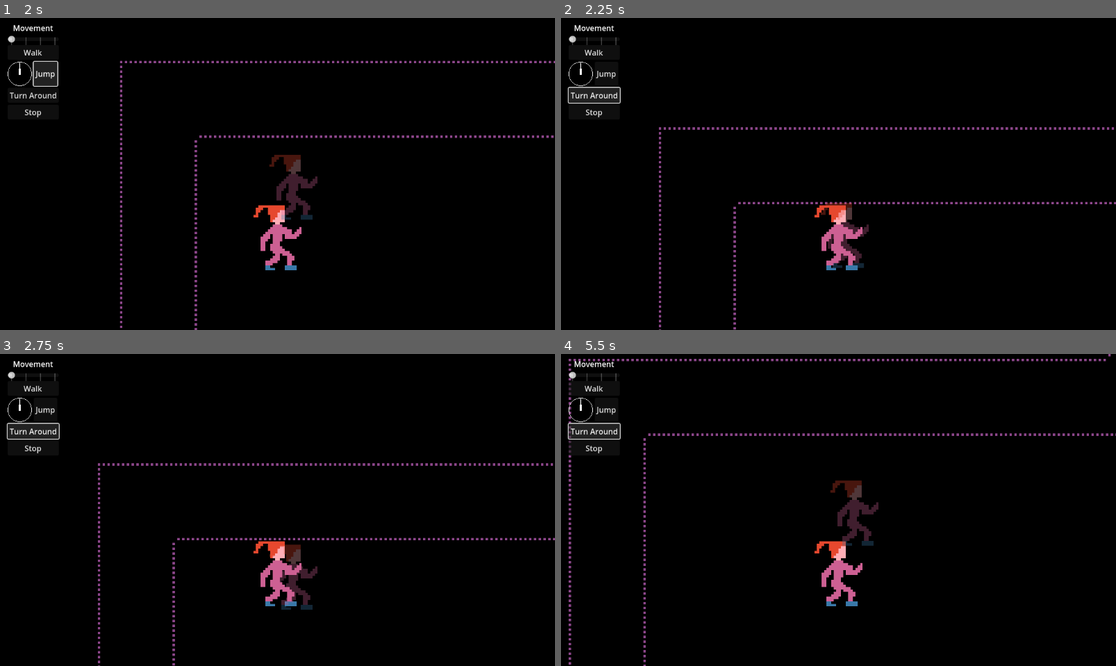
Above: before the commit, frames 1-4 (two rows, left to right).
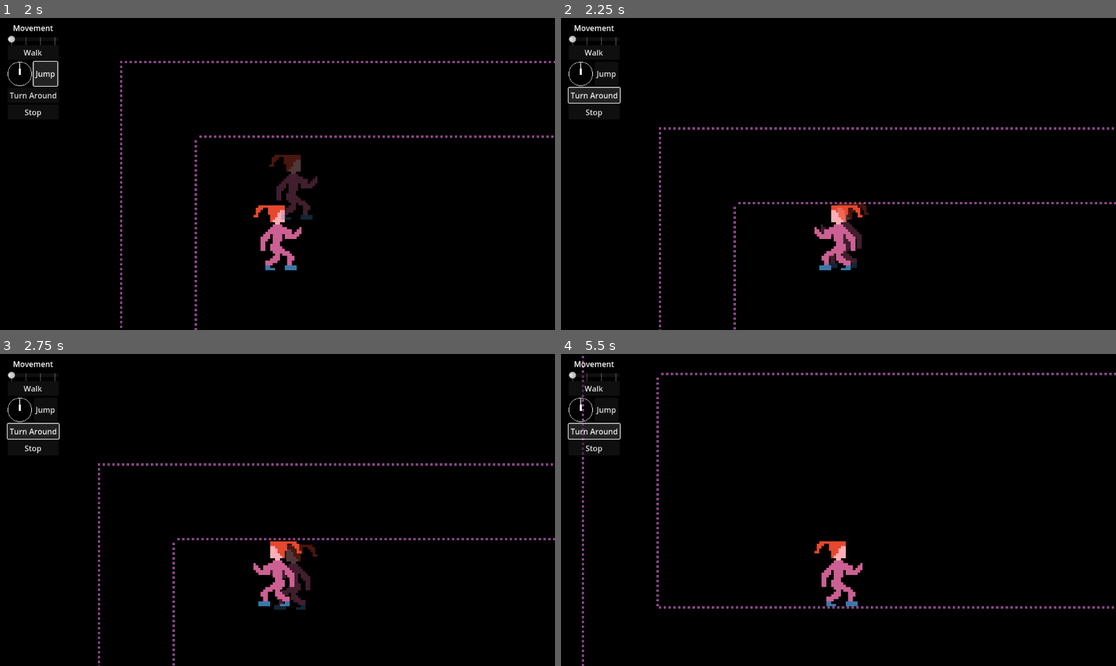
Above: after the commit, the same moments.

Repository: CloneDeath/LoveIsFury
Game: Godot game, scene res://Game.tscn
The game is run twice, just before and just after one commit, with the same random seed, the same clock (stepped at 60 frames per second) and the same inputs.
Inputs:
- Up to frame 1 (2 s): click "Walk" at 0.5 s; click "Jump" at 1.25 s
- Up to frame 2 (2.25 s): click "Turn Around" at 2 s
- Up to frame 3 (2.75 s): no input
- Up to frame 4 (5.5 s): click "Stop" at 2.75 s; click "Walk" at 3.5 s; click "Jump" at 4.25 s; click "Turn Around" at 5 s

Frame 1 is identical in both runs. In frame 2, 1.0% of the frame differs, in the area x 45-56%, y 59-81%; in frame 3, 1.0%; in frame 4, 3.4%, in the area x 1-100%, y 0-100%.

Commit message:
fixed other actions

Diff:
--- a/player/Player.gd
+++ b/player/Player.gd
@@ -11,8 +11,13 @@
 var do_move := 0.0;
 var do_jump := false;
 var do_jump_vector := Vector2.ZERO;
+var do_turn_around := false;
 
 func _physics_process(delta):
+	if (do_turn_around):
+		do_turn_around = false;
+		facing *= -1;
+
 	if not is_on_floor():
 		velocity.y += gravity * delta
 
@@ -29,8 +34,10 @@
 	move_and_slide();
 	%Sprite.scale.x = facing;
 
-func stop():
+func clear():
 	do_move = 0;
+	do_jump = false;
+	do_turn_around = false;
 
 func move_forward(speed: float):
 	do_move = speed;
@@ -40,4 +47,4 @@
 	do_jump_vector = vector;
 
 func turn_around():
-	facing *= -1;
+	do_turn_around = true;
--- a/player/controls/PlayerController.gd
+++ b/player/controls/PlayerController.gd
@@ -13,10 +13,12 @@
 		node.mouse_entered.connect(hoverCallback.bind(node));
 
 func _on_action_button_pressed(actionButton: ActionButton):
+	player.clear();
 	actionButton.execute(player);
 	advance_time.emit(0.1);
 
 func _on_action_button_hovered(actionButton: ActionButton):
+	player.clear();
 	actionButton.execute(player);
 	preview.reset();
 	actionButton.execute(preview);
--- a/player/controls/actions/JumpButton.gd
+++ b/player/controls/actions/JumpButton.gd
@@ -1,5 +1,4 @@
 extends ActionButton
 
 func execute(player: Player):
-	player.stop();
 	player.jump(%JumpDirection.vector);
--- a/player/controls/actions/StopButton.gd
+++ b/player/controls/actions/StopButton.gd
@@ -1,4 +1,4 @@
 extends ActionButton
 
 func execute(player: Player):
-	player.stop();
+	player.clear();
--- a/player/controls/actions/TurnAroundButton.gd
+++ b/player/controls/actions/TurnAroundButton.gd
@@ -1,5 +1,4 @@
 extends ActionButton
 
 func execute(player: Player):
-	player.stop();
 	player.turn_around();
